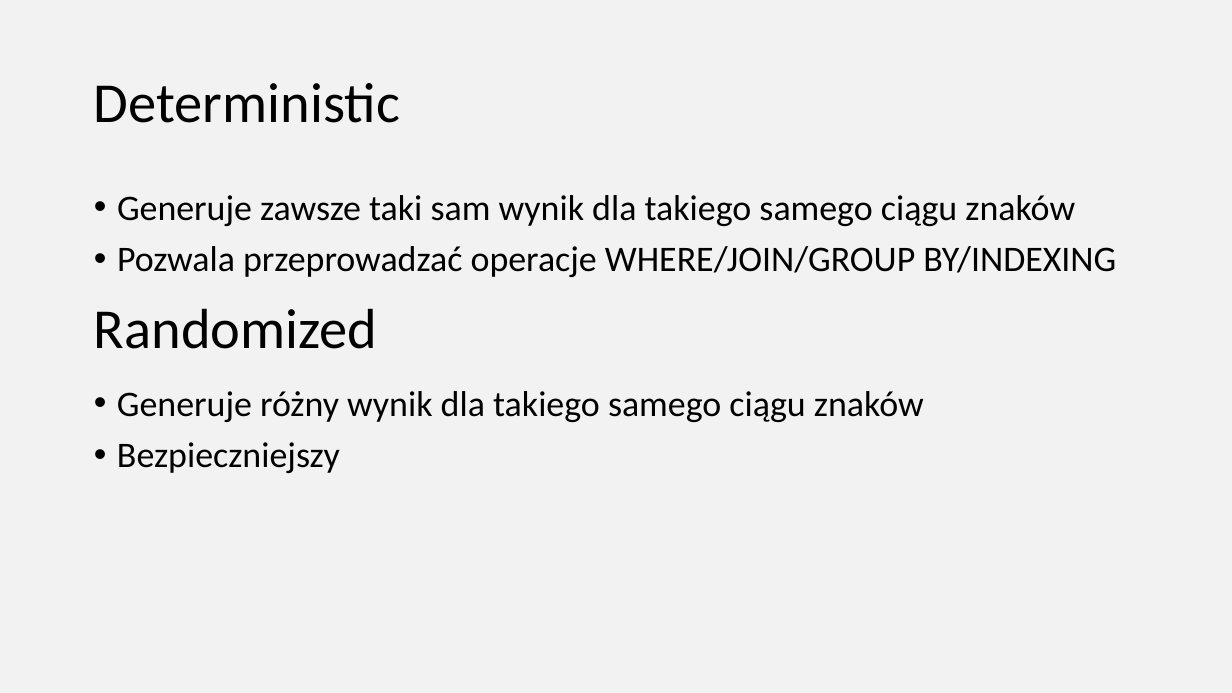
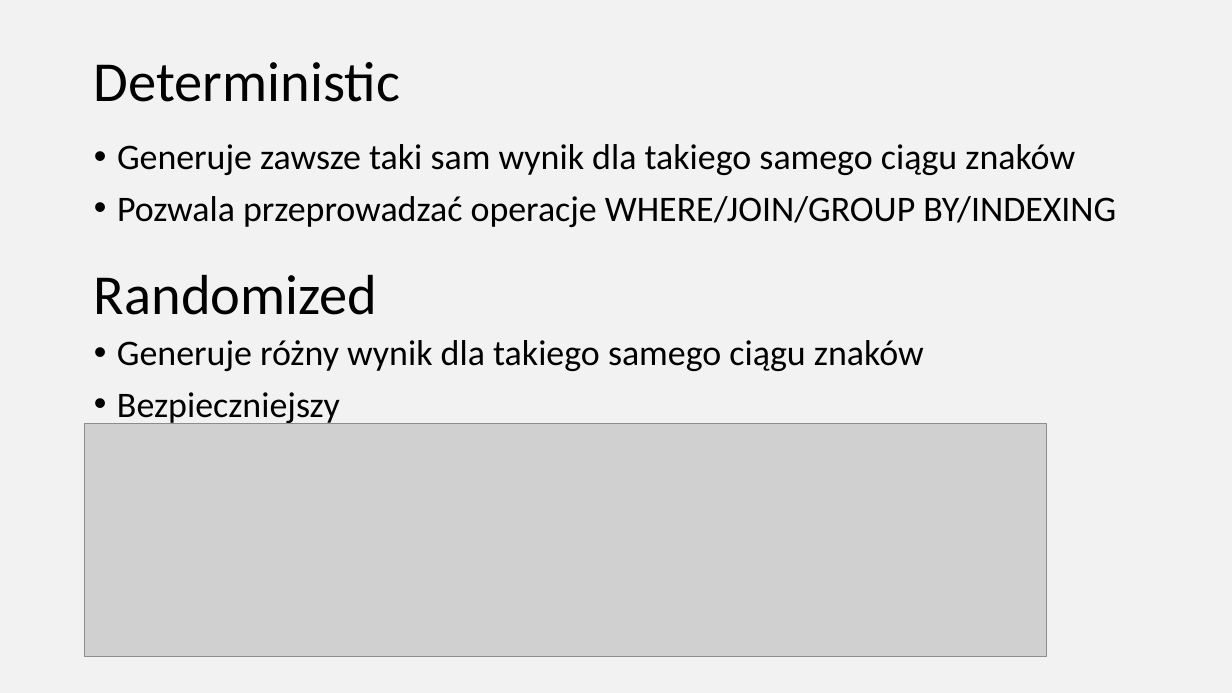
Before and after one commit to sglogowski/fake-mobile-carrier, a slide deck: slide 9 of presentation/Zabezpiecz swoje dane na przykładzie SQL Server Always Encrypted.pptx. Drawn at 1232x693 pixels with LibreOffice and Linux fonts; fonts in the diff are those of the drawing; grey boxes stand for pictures. Boxes give left, top, right and bottom in pixels: in the first picture for what was removed or moved away, otherwise in the second. Text is boxed around its words. In the diff, an @@ line names an element or a change of style, - is before the commit and + after.

```diff
--- a/presentation/Zabezpiecz swoje dane na przykładzie SQL Server Always Encrypted.pptx
+++ b/presentation/Zabezpiecz swoje dane na przykładzie SQL Server Always Encrypted.pptx
@@ title "Deterministic": place and size @@
-title "Deterministic" at (94, 83, 400, 123)
+title "Deterministic" at (94, 62, 400, 102)
@@ text "Generuje zawsze taki sam wynik ...": place and size @@
-text "Generuje zawsze taki sam wynik ..." at (117, 195, 1116, 277)
+text "Generuje zawsze taki sam wynik ..." at (117, 144, 1116, 227)
@@ text "Randomized" at (94, 274, 377, 315): line spacing 0.9 to 0.8 @@
@@ text "Generuje różny wynik dla takiego ...": place and size @@
-text "Generuje różny wynik dla takiego ..." at (117, 391, 924, 473)
+text "Generuje różny wynik dla takiego ..." at (117, 340, 924, 424)
@@ picture added at (85, 424, 1047, 656) @@
```
Also in this commit, not shown: 1 other slide changed, 2 slides added, 7 other files.
